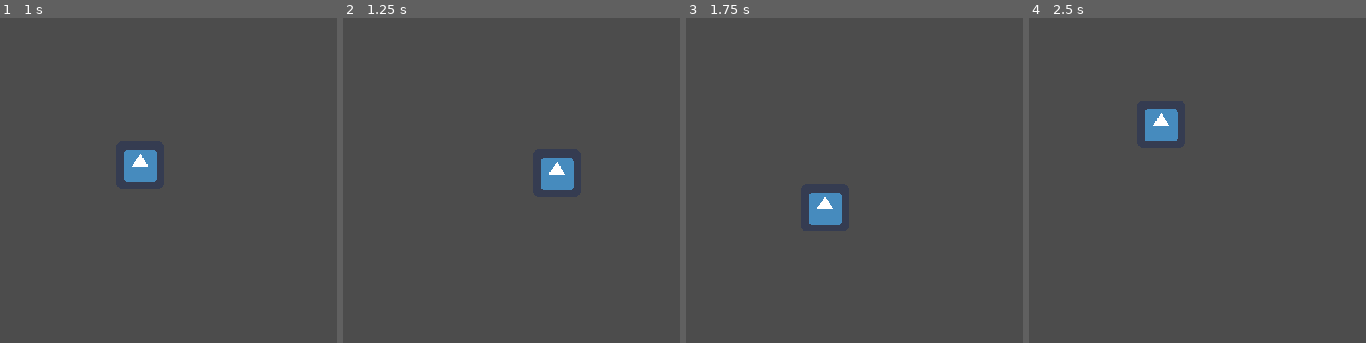
Above: before the commit, frames 1-4 (left to right).
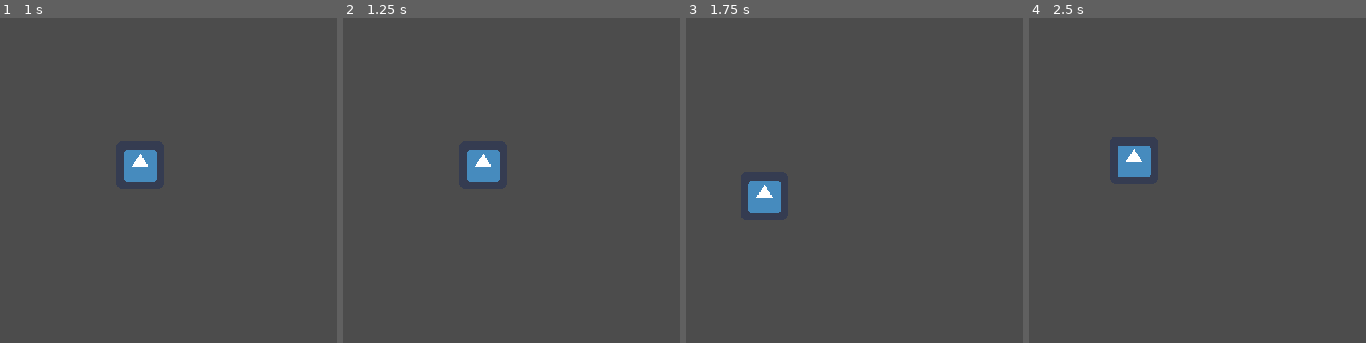
Above: after the commit, the same moments.

Repository: HeadphoneUserGames/000---Cosmic-Realm
Game: Godot game, scene res://src/levels/levelTest.tscn
Same seed, same stepped clock (60 frames per second), same inputs: the game is played once before the commit and once after it. Before the commit the project has no main scene; this scene is started directly in both runs. The engine's default icon, where the game draws it, is replaced by a stand-in: a white triangle on a blue panel in a dark square.
Inputs (mouse positions are in pixels of both pictures, inside the frame that each line leads up to):
- Up to frame 1 (1 s): tap Enter at 0.5 s; move the mouse to (286, 180) at 0.52 s; press the mouse at (286, 180) at 0.53 s
- Up to frame 2 (1.25 s): no input
- Up to frame 3 (1.75 s): move the mouse to (outside the picture) at 1.27 s; release the mouse at (outside the picture) at 1.28 s; click (outside the picture) at 1.35 s
- Up to frame 4 (2.5 s): move the mouse to (1217, 44) at 2.02 s; press the mouse at (1217, 44) at 2.03 s

Frame 1 is identical in both runs. In frame 2, 1.9% of the frame differs, in the area x 36-69%, y 40-53%; in frame 3, 1.9%, in the area x 18-47%, y 50-64%; in frame 4, 1.9%.
Error after the commit: Invalid type in function 'move_toward' in base 'Vector2'. Cannot convert argument 1 from int to Vector2. (res://src/actors/players/scripts/player00.gd:52)

Commit message:
Trial and Error (Failed Miserably)
Nothin' much, really. Just testing some things here and there.

Diff:
--- a/project.godot
+++ b/project.godot
@@ -11,6 +11,7 @@
 [application]
 
 config/name="000 | Cosmic Realm"
+run/main_scene="res://src/levels/levelTest.tscn"
 config/icon="res://icon.png"
 
 [display]
--- a/src/actors/players/scripts/player00.gd
+++ b/src/actors/players/scripts/player00.gd
@@ -3,6 +3,11 @@
 var max_speed = 400
 var speed = 0
 var acceleration = 1200
+
+# Added
+var deceleration = 1200
+var zero_speed = 0
+
 var move_direction # only for art animation
 var moving = false
 var destination = Vector2()
@@ -22,14 +27,26 @@
 
 # around 4:11 of the video
 func MovementLoop(delta):
-	if moving == false:
-		speed = 0
-	else:
+#	if moving == false:
+#		#speed = 0
+#
+#		# Added
+#		speed -= deceleration * delta
+##		if speed < zero_speed:
+##			speed = zero_speed
+#	else:
+#		speed += acceleration * delta
+#		if speed > max_speed:
+#			speed = max_speed
+
+	if moving == true:
 		speed += acceleration * delta
 		if speed > max_speed:
 			speed = max_speed
 	movement = position.direction_to(destination) * speed
-	if position.distance_to(destination) > 5:
+	if position.distance_to(destination) > 200:
 		movement = move_and_slide(movement)
 	else:
-		moving = false
+#		moving = false
+#		speed -= deceleration * delta
+		position = position.move_toward(speed, delta * zero_speed)
